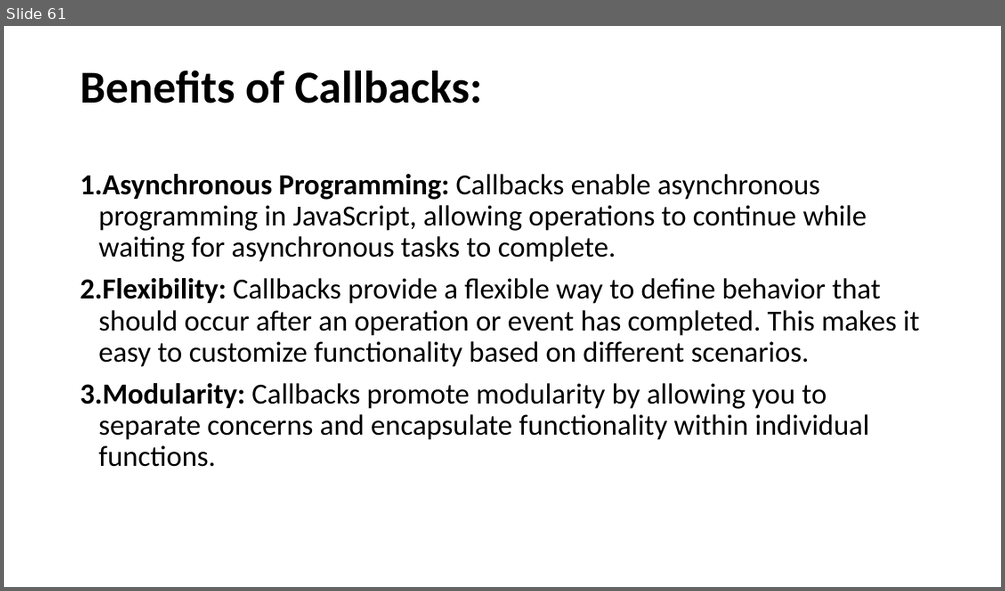
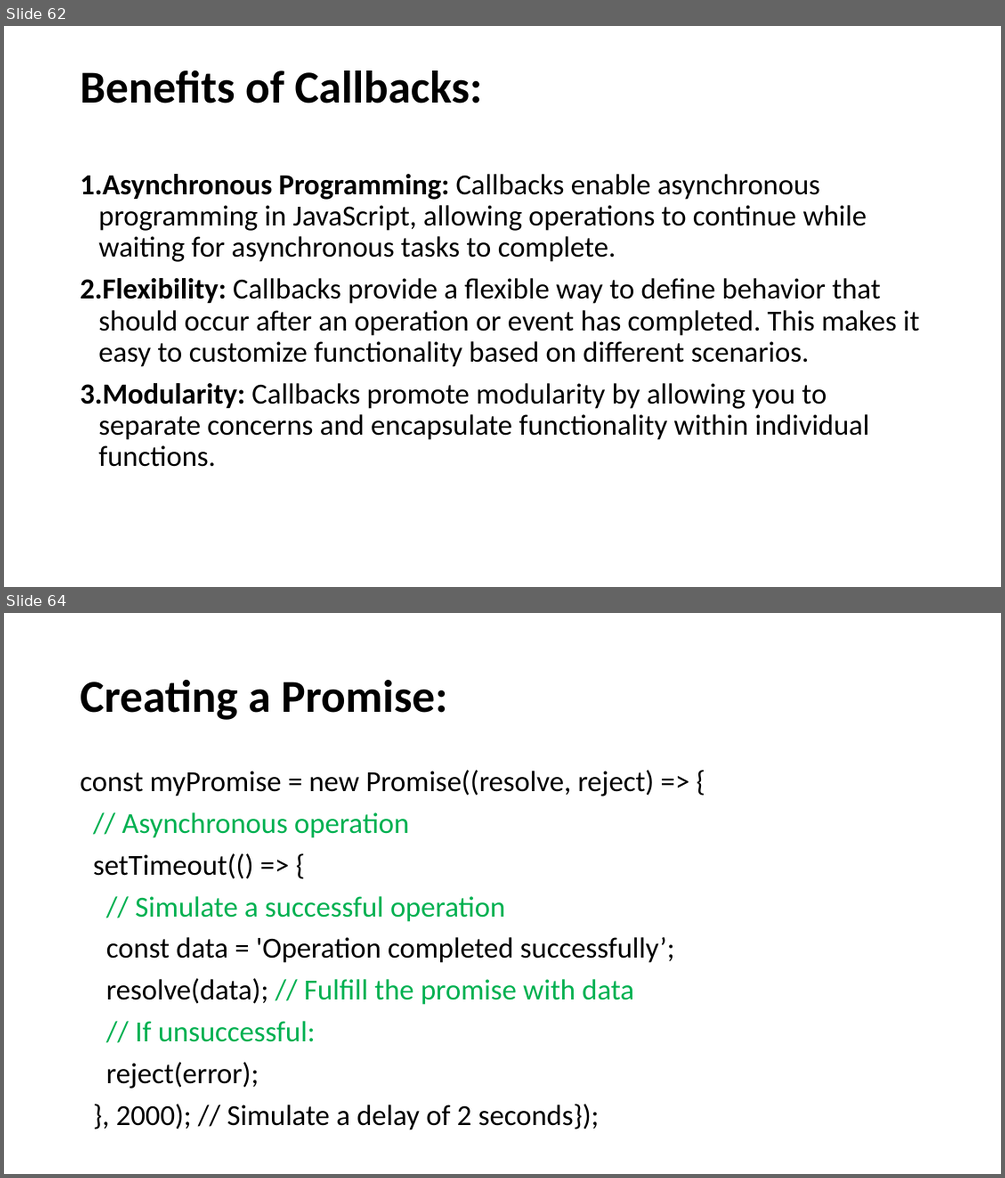
Before and after one commit to SethLK/JavaScript-Wizard-Course-for-Beginners, a slide deck: JavaScript Master Course for Beginners.pptx. Shown one above the other, each under a label of ours: slide 61 before the commit, slides 62 and 64 after it; the slides between them are not shown. The pictures are 1005x591 and 1005x1178 pixels, drawn with LibreOffice and Linux fonts; fonts in the diff are those of the drawing. Boxes give left, top, right and bottom in pixels: in the first picture for what was removed or moved away, otherwise in the second. Text is boxed around its words. In the diff, an @@ line names an element or a change of style, - is before the commit and + after.

```diff
--- a/JavaScript Master Course for Beginners.pptx
+++ b/JavaScript Master Course for Beginners.pptx
@@ slide 64 added at <box>4,613,1001,1174</box>, background #FFFFFF @@
@@ title added at <box>80,680,447,720</box>, 44 pt, text #000000, bold @@
+Creating a Promise:
@@ text added at <box>80,770,675,1130</box>, 28 pt, text #000000 @@
+const myPromise = new Promise((resolve, reject) => {
+// Asynchronous operation
+setTimeout(() => {
+// Simulate a successful operation
+const data = 'Operation completed successfully’;
+resolve(data); // Fulfill the promise with data
+// If unsuccessful:
+reject(error);
+}, 2000); // Simulate a delay of 2 seconds});
@@ what was slide 61 is now slide 62 @@
```
Also in this commit, not shown: 9 slides changed, 14 other slides added.
